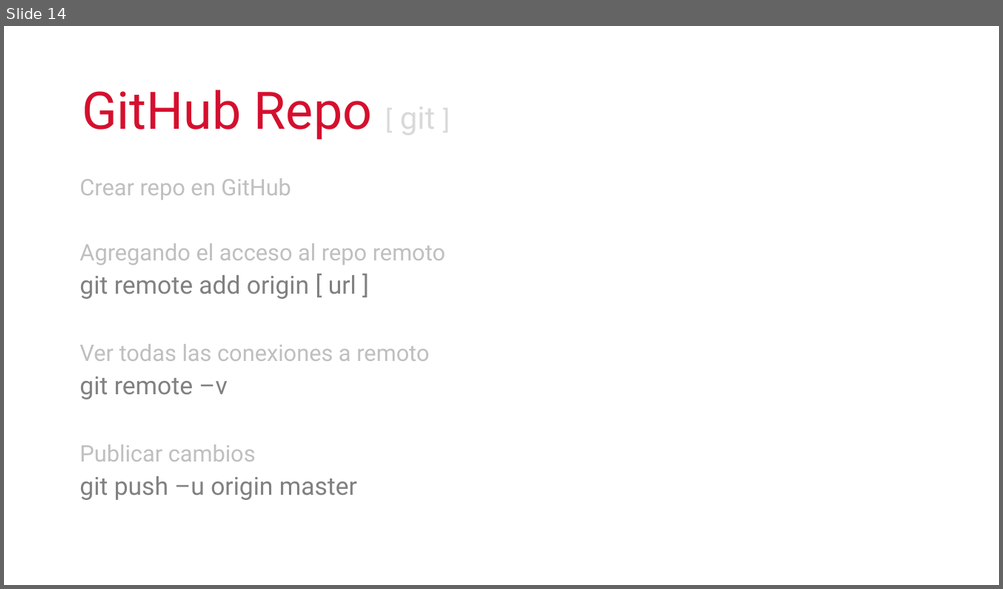
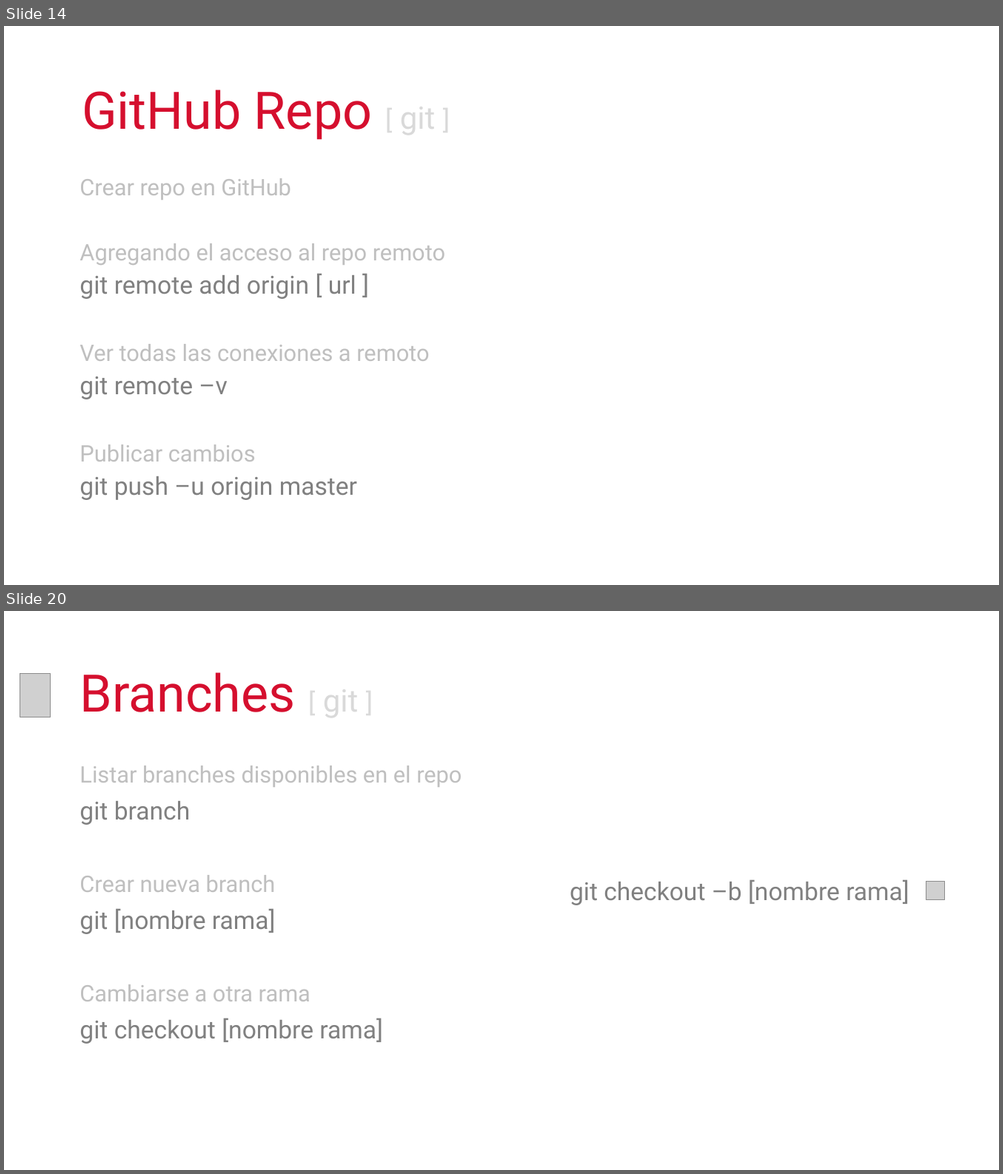
Before and after one commit to cimadev/PlaticasTalleres, a slide deck: 2017/dec_7_Git_GitHub_WorkShop/DGO.pptx. Shown one above the other, each under a label of ours: slide 14 before the commit, slides 14 and 20 after it; the slides between them are not shown. The pictures are 1003x589 and 1003x1174 pixels, drawn with LibreOffice and Linux fonts; fonts in the diff are those of the drawing; grey boxes stand for pictures. Boxes give left, top, right and bottom in pixels: in the first picture for what was removed or moved away, otherwise in the second. Text is boxed around its words. In the diff, an @@ line names an element or a change of style, - is before the commit and + after.

```diff
--- a/2017/dec_7_Git_GitHub_WorkShop/DGO.pptx
+++ b/2017/dec_7_Git_GitHub_WorkShop/DGO.pptx
@@ slide 20 added at bbox=[4, 611, 999, 1170], background #FFFFFF @@
@@ picture added at bbox=[20, 674, 51, 717] @@
@@ text added at bbox=[79, 672, 358, 721], 50 pt, text #D50F2E @@
+Branches [ git ]
@@ text added at bbox=[79, 766, 461, 1044], 22 pt, text #BFBFBF @@
+Listar branches disponibles en el repo
+git branch
+Crear nueva branch
+git [nombre rama]
+Cambiarse a otra rama
+git checkout [nombre rama]
@@ text added at bbox=[569, 880, 909, 906], 24 pt, text #808080 @@
+git checkout –b [nombre rama]
@@ picture added at bbox=[926, 881, 945, 900] @@
```
Also in this commit, not shown: 1 slide changed, 15 other slides added, 1 other file.
